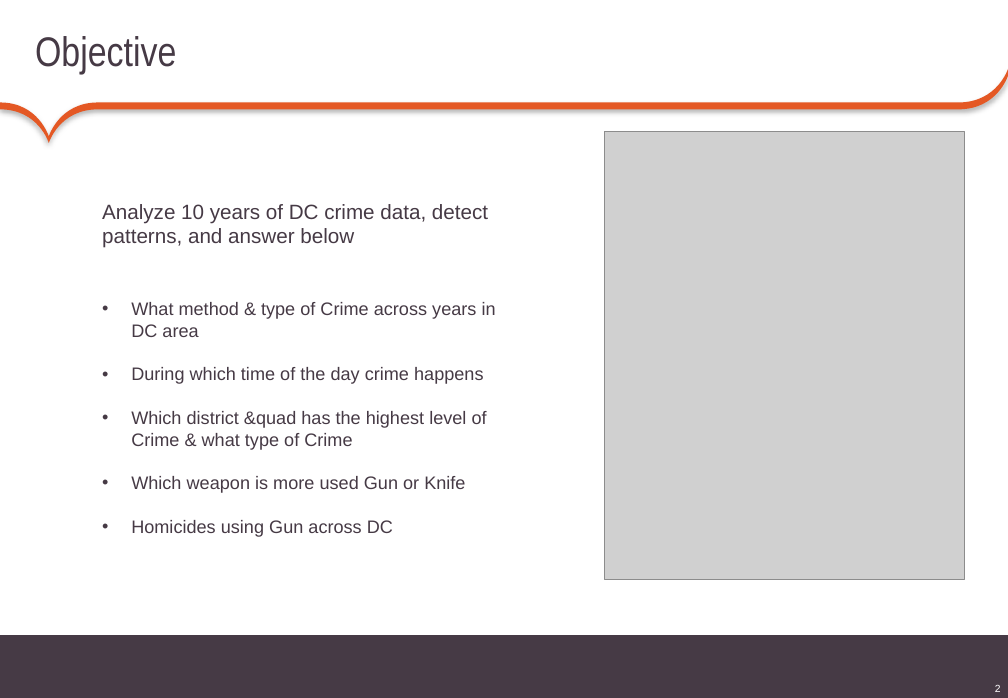
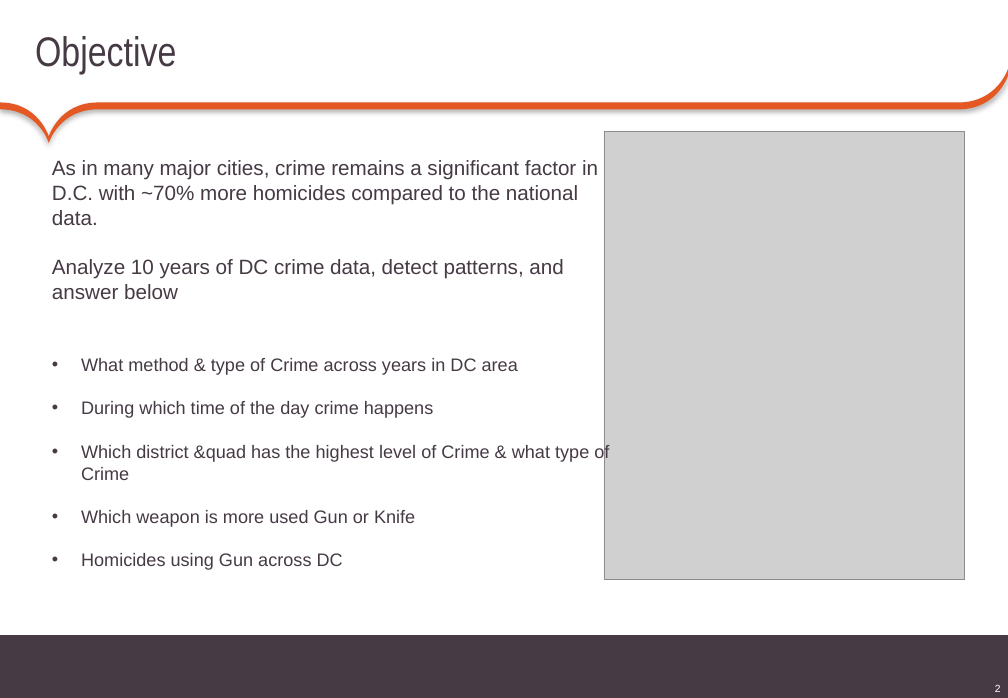
Before and after one commit to komalac/DC-Metro-Crime-data-analytics, a slide deck: slide 2 of CRIME DATA ANALYSIS (DC).pptx. Drawn at 1008x698 pixels with LibreOffice and Linux fonts; fonts in the diff are those of the drawing; grey boxes stand for pictures. Boxes give left, top, right and bottom in pixels: in the first picture for what was removed or moved away, otherwise in the second. Text is boxed around its words. In the diff, an @@ line names an element or a change of style, - is before the commit and + after.

```diff
--- a/CRIME DATA ANALYSIS (DC).pptx
+++ b/CRIME DATA ANALYSIS (DC).pptx
@@ text "As in many major cities, ...": place and size @@
-text "As in many major cities, ..." at bbox=[102, 204, 496, 537]
+text "As in many major cities, ..." at bbox=[52, 160, 609, 570]
@@ text at bbox=[52, 160, 598, 225]: paragraph added @@
+As in many major cities, crime remains a significant factor in D.C. with ~70% more homicides compared to the national data.
```
Also in this commit, not shown: 2 other files.
